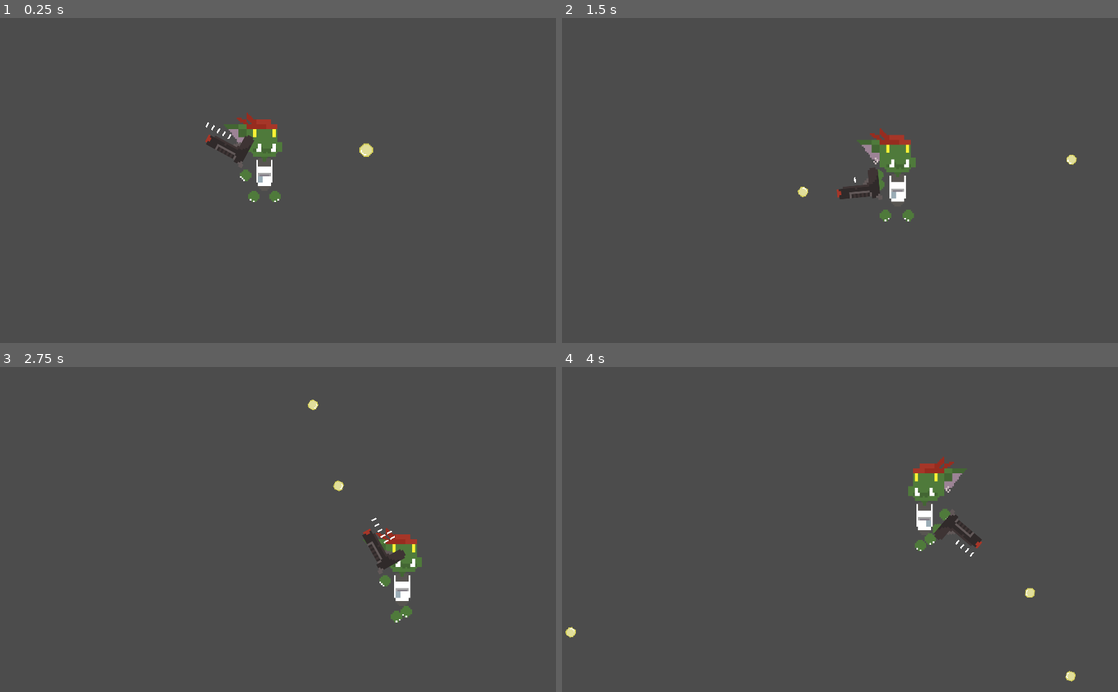
Above: before the commit, frames 1-4 (two rows, left to right).
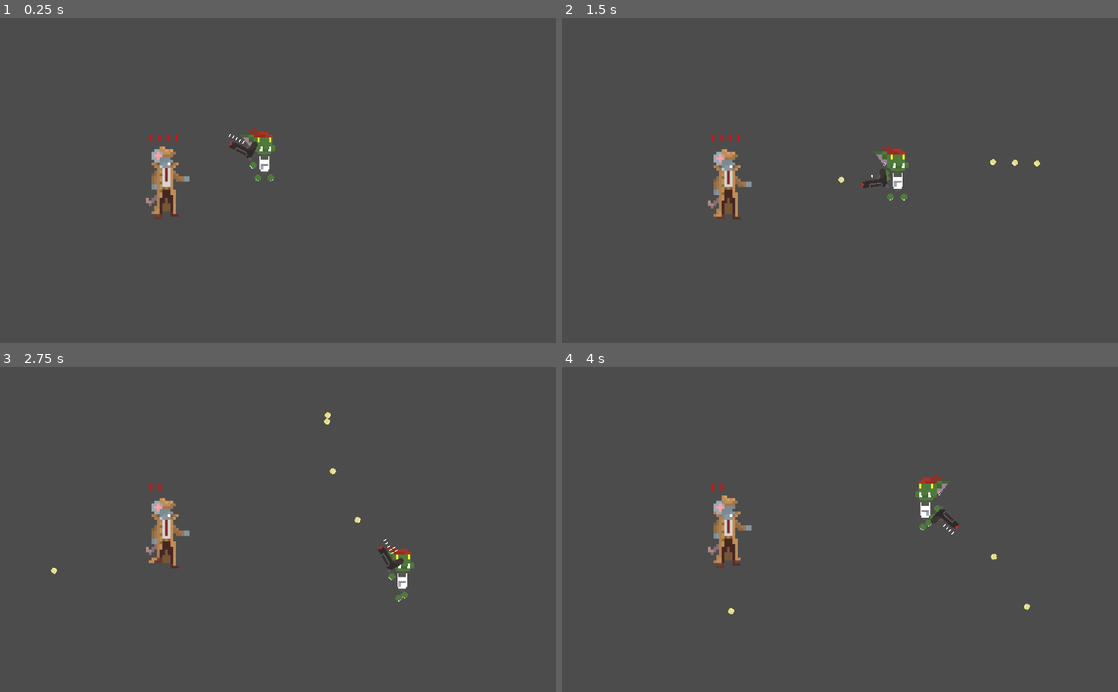
Above: after the commit, the same moments.

Repository: Hemogloben/shooty
Game: Godot game, scene res://Player.tscn
The game is run twice, just before and just after one commit, with the same random seed, the same clock (stepped at 60 frames per second) and the same inputs.
Inputs (mouse positions are in pixels of both pictures, inside the frame that each line leads up to):
- Up to frame 1 (0.25 s): no input
- Up to frame 2 (1.5 s): move the mouse to (962, 164) at 0.52 s; press the mouse at (962, 164) at 0.53 s; hold D (move_right) 0.53-1.28 s; move the mouse to (728, 196) at 1.27 s; release the mouse at (728, 196) at 1.28 s; hold S (move_down) from 1.28 s (still down); click (728, 196) at 1.35 s
- Up to frame 3 (2.75 s): move the mouse to (333, 458) at 2.02 s; release S (move_down) at 2.03 s; press the mouse at (333, 458) at 2.03 s; hold D (move_right) from 2.03 s (still down)
- Up to frame 4 (4 s): move the mouse to (812, 594) at 2.77 s; release D (move_right) at 2.78 s; release the mouse at (812, 594) at 2.78 s; hold W (move_up) 2.78-3.53 s; click (812, 594) at 2.85 s; move the mouse to (1006, 578) at 3.52 s; press the mouse at (1006, 578) at 3.53 s; hold A (move_left) from 3.53 s (still down)

The runs differ from the first frame. In frame 1, 2.3% of the frame differs, in the area x 26-68%, y 29-62%; in frame 2, 2.4%; in frame 3, 2.2%; in frame 4, 2.4%, in the area x 0-93%, y 27-97%.

Commit message:
Adds enemy and bullet collision
Very HACKY

Diff:
--- a/Bullet.gd
+++ b/Bullet.gd
@@ -1,11 +1,16 @@
 extends Area2D
 
-var speed = 750
+export var speed = 750
+export var damage = 1
 
 func _physics_process(delta):
 	position += transform.x * speed * delta
 
-func _on_Bullet_body_entered(body):
-	if body.is_in_group("mobs"):
-		body.queue_free()
+func _on_VisibilityNotifier2D_screen_exited():
 	queue_free()
+
+
+func _on_Bullet_area_entered(area):
+	print(area.name)
+	if ("Enemy" in area.name):
+		area.applyDamage(damage)
--- a/Bullet.tscn
+++ b/Bullet.tscn
@@ -16,11 +16,18 @@
 
 [node name="Bullet" type="Area2D"]
 script = ExtResource( 2 )
+damage = 2
 
 [node name="AnimatedSprite" type="AnimatedSprite" parent="."]
 scale = Vector2( 0.5, 0.5 )
 frames = SubResource( 4 )
 animation = "single"
 
-[node name="CollisionShape2D" type="CollisionShape2D" parent="AnimatedSprite"]
+[node name="CollisionShape2D" type="CollisionShape2D" parent="."]
+scale = Vector2( 0.5, 0.5 )
 shape = SubResource( 5 )
+
+[node name="VisibilityNotifier2D" type="VisibilityNotifier2D" parent="."]
+
+[connection signal="area_entered" from="." to="." method="_on_Bullet_area_entered"]
+[connection signal="screen_exited" from="VisibilityNotifier2D" to="." method="_on_VisibilityNotifier2D_screen_exited"]
--- /dev/null
+++ b/Enemy.gd
@@ -0,0 +1,30 @@
+extends Area2D
+
+
+# Declare member variables here. Examples:
+# var a = 2
+# var b = "text"
+onready var enemy_sprite = $enemy_sprite
+onready var health_bar = $health_bar
+var health = 4
+
+func getHealthPips():
+	var pips = ""
+	for i in range(0, health):
+		pips += "|"
+	return pips
+
+func applyDamage(damage):
+	health -= damage
+
+# Called when the node enters the scene tree for the first time.
+func _ready():
+	pass # Replace with function body.
+
+# Called every frame. 'delta' is the elapsed time since the previous frame.
+func _process(delta):
+	health_bar.text = getHealthPips()
+	if not enemy_sprite.playing:
+		enemy_sprite.play()
+	if health <= 0:
+		get_parent().remove_child(self)
--- /dev/null
+++ b/LevelManager.gd
@@ -0,0 +1,16 @@
+extends Node2D
+
+
+# Declare member variables here. Examples:
+# var a = 2
+# var b = "text"
+
+
+# Called when the node enters the scene tree for the first time.
+func _ready():
+	pass # Replace with function body.
+
+
+# Called every frame. 'delta' is the elapsed time since the previous frame.
+#func _process(delta):
+#	pass
--- a/Player.tscn
+++ b/Player.tscn
@@ -20,6 +20,29 @@
 [ext_resource path="res://Bullet.tscn" type="PackedScene" id=18]
 [ext_resource path="res://goblin/goblin_hand.png" type="Texture" id=19]
 [ext_resource path="res://bitmap_font.tres" type="DynamicFontData" id=20]
+[ext_resource path="res://rat/rat1.png" type="Texture" id=21]
+[ext_resource path="res://rat/rat3.png" type="Texture" id=22]
+[ext_resource path="res://rat/rat2.png" type="Texture" id=23]
+[ext_resource path="res://rat/rat8.png" type="Texture" id=24]
+[ext_resource path="res://rat/rat9.png" type="Texture" id=25]
+[ext_resource path="res://rat/rat7.png" type="Texture" id=26]
+[ext_resource path="res://rat/ratwalk4.png" type="Texture" id=27]
+[ext_resource path="res://rat/ratwalk5.png" type="Texture" id=28]
+[ext_resource path="res://rat/ratwalk1.png" type="Texture" id=29]
+[ext_resource path="res://rat/ratwalk3.png" type="Texture" id=30]
+[ext_resource path="res://rat/ratwalk8.png" type="Texture" id=31]
+[ext_resource path="res://rat/ratwalk7.png" type="Texture" id=32]
+[ext_resource path="res://rat/ratwalk6.png" type="Texture" id=33]
+[ext_resource path="res://rat/ratwalk2.png" type="Texture" id=34]
+[ext_resource path="res://rat/rat6.png" type="Texture" id=35]
+[ext_resource path="res://rat/rat4.png" type="Texture" id=36]
+[ext_resource path="res://rat/rat5.png" type="Texture" id=37]
+[ext_resource path="res://Enemy.gd" type="Script" id=38]
+[ext_resource path="res://LevelManager.gd" type="Script" id=39]
+
+[sub_resource type="CapsuleShape2D" id=2]
+radius = 26.6666
+height = 117.333
 
 [sub_resource type="SpriteFrames" id=1]
 animations = [ {
@@ -34,10 +57,6 @@
 "speed": 15.0
 } ]
 
-[sub_resource type="CapsuleShape2D" id=2]
-radius = 26.6666
-height = 117.333
-
 [sub_resource type="SpriteFrames" id=3]
 animations = [ {
 "frames": [ ExtResource( 3 ) ],
@@ -51,20 +70,42 @@
 [sub_resource type="DynamicFont" id=5]
 font_data = ExtResource( 20 )
 
+[sub_resource type="CapsuleShape2D" id=6]
+radius = 24.0
+height = 86.0
+
+[sub_resource type="SpriteFrames" id=7]
+animations = [ {
+"frames": [ ExtResource( 29 ), ExtResource( 34 ), ExtResource( 30 ), ExtResource( 27 ), ExtResource( 28 ), ExtResource( 33 ), ExtResource( 32 ), ExtResource( 31 ) ],
+"loop": true,
+"name": "WALK",
+"speed": 5.0
+}, {
+"frames": [ ExtResource( 21 ), ExtResource( 23 ), ExtResource( 22 ), ExtResource( 36 ), ExtResource( 37 ), ExtResource( 35 ), ExtResource( 26 ), ExtResource( 24 ), ExtResource( 25 ) ],
+"loop": true,
+"name": "IDLE",
+"speed": 5.0
+} ]
+
+[sub_resource type="DynamicFont" id=8]
+font_data = ExtResource( 20 )
+
 [node name="Node2D" type="Node2D"]
 
 [node name="Player" type="Area2D" parent="."]
 position = Vector2( 487, 244 )
+scale = Vector2( 0.6, 0.6 )
 script = ExtResource( 2 )
+
+[node name="CollisionShape2D" type="CollisionShape2D" parent="Player"]
+position = Vector2( 0, 21 )
+scale = Vector2( 0.75, 0.75 )
+shape = SubResource( 2 )
 
 [node name="player_sprite" type="AnimatedSprite" parent="Player"]
 scale = Vector2( 0.75, 0.75 )
 frames = SubResource( 1 )
 animation = "idle"
-
-[node name="CollisionShape2D" type="CollisionShape2D" parent="Player/player_sprite"]
-position = Vector2( 1.90735e-05, 28 )
-shape = SubResource( 2 )
 
 [node name="shitty_gun" type="AnimatedSprite" parent="Player/player_sprite"]
 position = Vector2( 2.66664, 28 )
@@ -96,7 +137,26 @@
 custom_fonts/font = SubResource( 5 )
 text = "|||||"
 
-[node name="BulletPool" type="Node2D" parent="."]
+[node name="LevelManager" type="Node2D" parent="."]
+script = ExtResource( 39 )
 
-[node name="Bullet" parent="BulletPool" instance=ExtResource( 18 )]
-position = Vector2( 487, 244 )
+[node name="Enemy" type="Area2D" parent="."]
+script = ExtResource( 38 )
+
+[node name="CollisionShape2D" type="CollisionShape2D" parent="Enemy" groups=["mobs"]]
+position = Vector2( 307, 304 )
+shape = SubResource( 6 )
+
+[node name="enemy_sprite" type="AnimatedSprite" parent="Enemy" groups=["mobs"]]
+position = Vector2( 319, 297 )
+frames = SubResource( 7 )
+animation = "WALK"
+
+[node name="health_bar" type="Label" parent="Enemy" groups=["mobs"]]
+margin_left = 272.0
+margin_top = 215.0
+margin_right = 333.0
+margin_bottom = 236.0
+custom_colors/font_color = Color( 0.847059, 0.0627451, 0.0627451, 1 )
+custom_fonts/font = SubResource( 8 )
+text = "|"
--- a/shitty_gun.gd
+++ b/shitty_gun.gd
@@ -2,6 +2,7 @@
 
 
 export (PackedScene) var Bullet
+onready var in_scene_bullet = get_node("/root/Node2D/BulletPool/Bullet")
 var can_shoot = true ##if you are able to shoot, related to between_shots
 export var between_shots = .25
 onready var firerate = $cooldown
Not shown: 1 places in Player.tscn that only renumber resources
